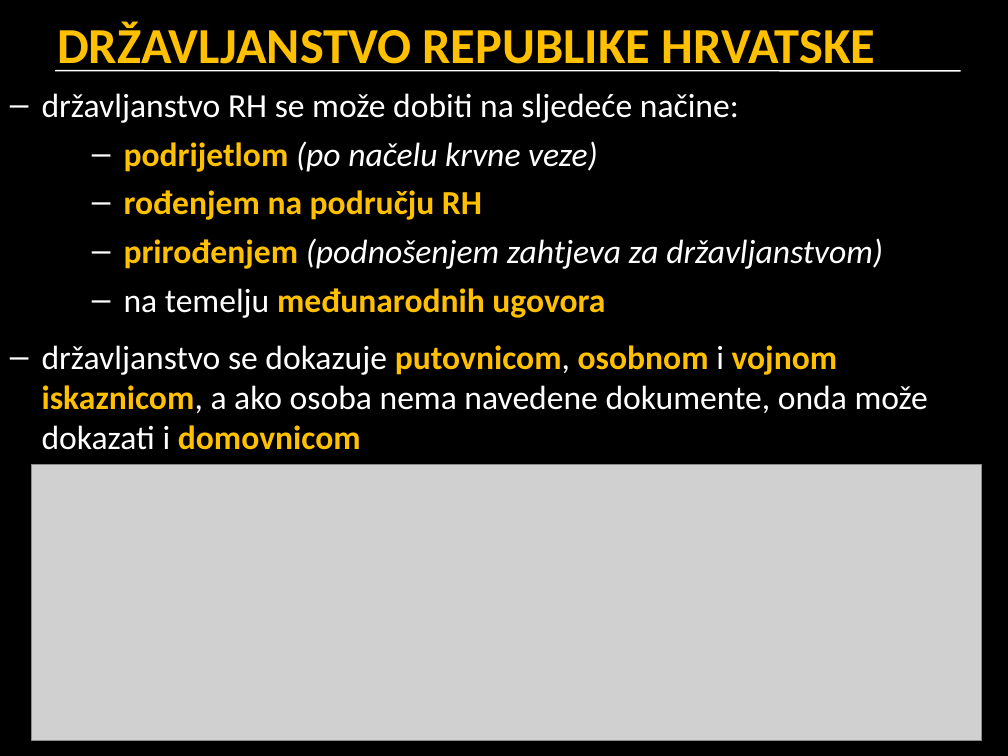
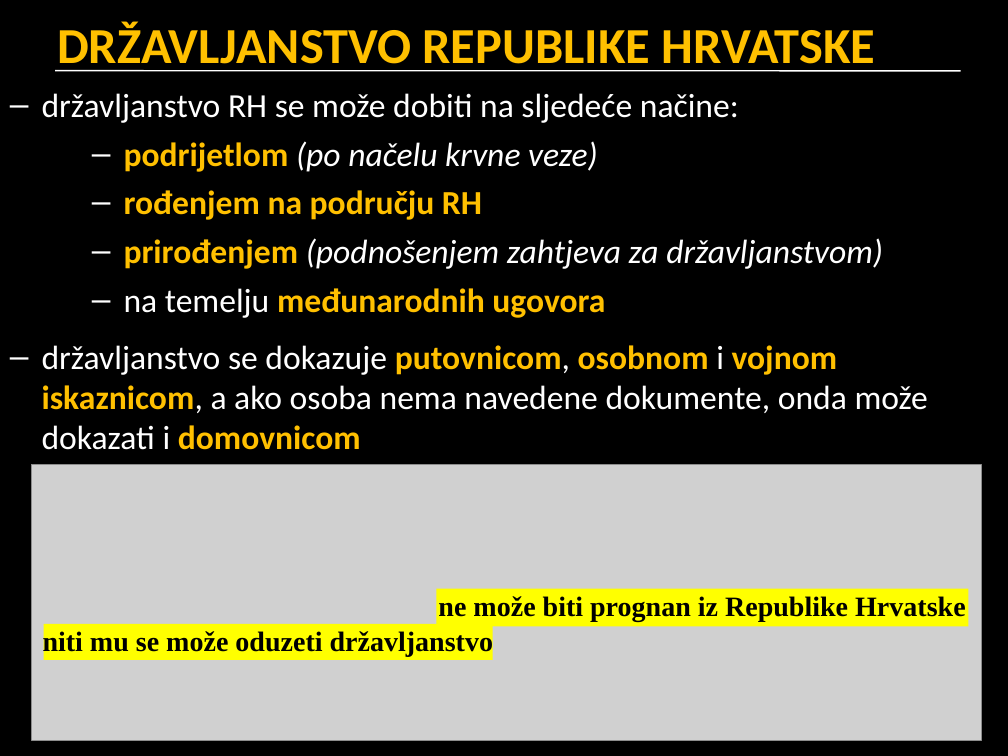
Before and after one commit to cornx/print, a slide deck: slide 19 of data/prezentacije/politika/002_narod_nacija_manjina_gradjani_drzavljani_RH.pptx (slide 17 before the commit). Drawn at 1008x756 pixels with LibreOffice and Linux fonts; fonts in the diff are those of the drawing; grey boxes stand for pictures. Boxes give left, top, right and bottom in pixels: in the first picture for what was removed or moved away, otherwise in the second. Text is boxed around its words. In the diff, an @@ line names an element or a change of style, - is before the commit and + after.

```diff
--- a/data/prezentacije/politika/002_narod_nacija_manjina_gradjani_drzavljani_RH.pptx
+++ b/data/prezentacije/politika/002_narod_nacija_manjina_gradjani_drzavljani_RH.pptx
@@ rectangle added at box(436, 589, 969, 626), fill #FFFF00, 20 pt, text #000000, bold @@
+ne može biti prognan iz Republike Hrvatske
@@ rectangle added at box(43, 624, 492, 660), fill #FFFF00, 20 pt, text #000000, bold @@
+niti mu se može oduzeti državljanstvo
```
Also in this commit, not shown: 14 other slides changed, 4 slides added.
